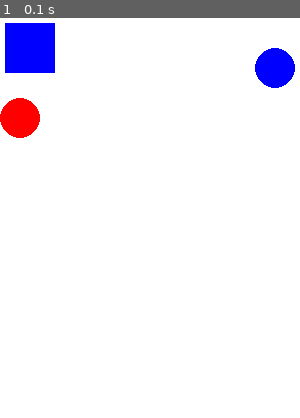
Above: before the commit, frame 1.
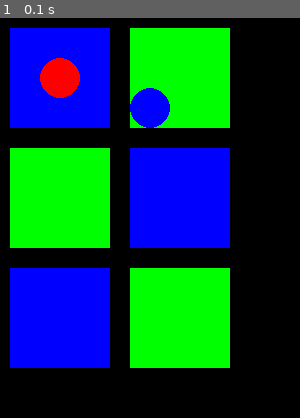
Above: after the commit, the same moment.

Repository: RamirezElias/learning
Game: pygame game, started from stripped_down.py
The game is run twice, just before and just after one commit, with the same random seed, the same clock (stepped at 60 frames per second) and the same inputs.
Inputs:
- Up to frame 1 (0.1 s): no input

The runs differ from the first frame. In frame 1, 98% of the frame differs, in the area x 0-100%, y 0-100%.

Commit message:
square 6

Diff:
--- a/stripped_down.py
+++ b/stripped_down.py
@@ -9,21 +9,36 @@
 blue =(0,0,255)
 white = (255,255,255)
 red = (255,0,0)
+green =(0,255,0)
+black = (0,0,0)
 basicfont = pygame.font.SysFont(None,48)
 
 
 
-windowsurface.fill(white)
+windowsurface.fill(black)
 
 
 Alien3a = '/home/carmen/elias/Alien3a.png'
 
 #pygame.image.load(Alien3a)
 
-pygame.draw.rect(windowsurface, blue, ((5,5),(50,50)))
-pygame.draw.circle(windowsurface, blue, (275,50),20,0)
+pygame.draw.rect(windowsurface, blue, ((10,10),(100,100)))
 
-pygame.draw.circle(windowsurface, red, (20,100),20,0)
+pygame.draw.circle(windowsurface, red, (60,60),20)
+
+pygame.draw.rect(windowsurface, blue, ((130,130),(100,100)))
+
+#rect 3
+pygame.draw.rect(windowsurface, green, ((130,10),(100,100)))
+#rect 2
+
+pygame.draw.rect(windowsurface, green, ((10,130),(100,100)))
+pygame.draw.circle(windowsurface, blue, (150,90),20,0)
+
+pygame.draw.rect(windowsurface, blue, ((10,250),(100,100)))
+
+pygame.draw.rect(windowsurface, green, ((130,250),(100,100)))
+#rect 6
 pygame.display.update()
 
 running = True
